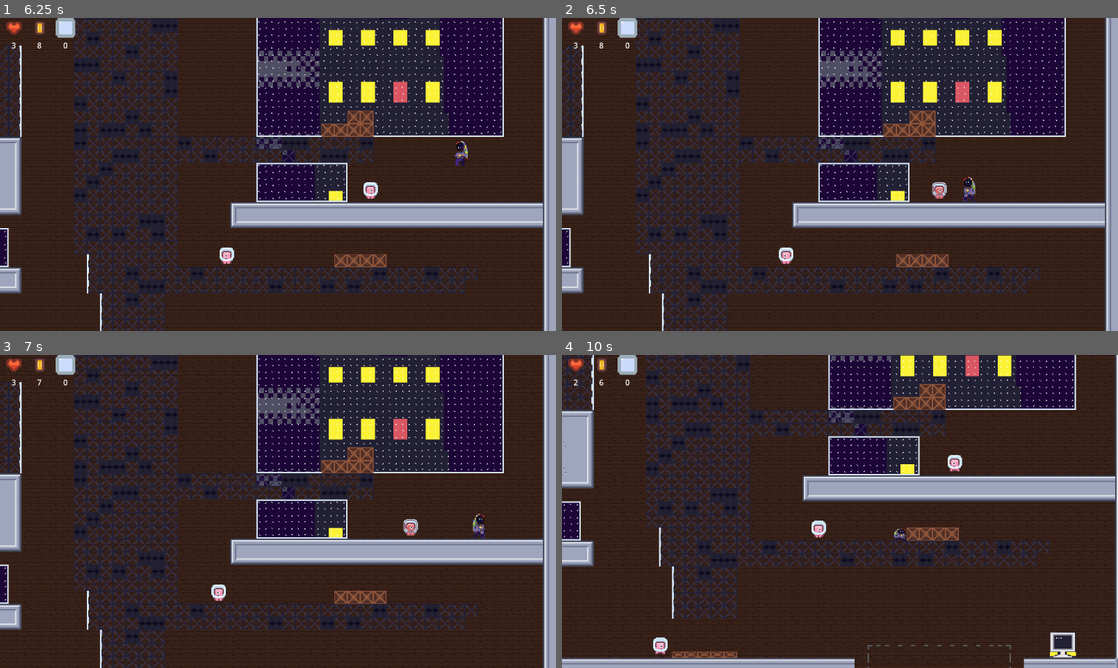
Above: before the commit, frames 1-4 (two rows, left to right).
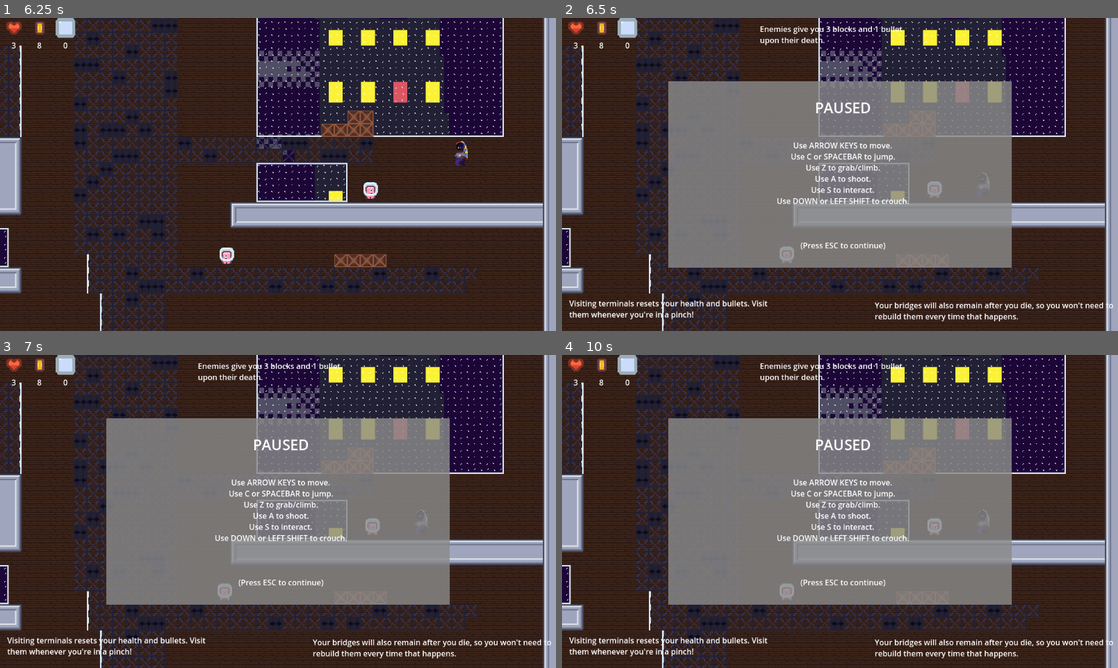
Above: after the commit, the same moments.

Repository: aloneInEntropy/GMTK-24
Game: Godot game, scene res://Scenes/main.tscn
Same seed, same stepped clock (60 frames per second), same inputs: the game is played once before the commit and once after it.
Inputs (mouse positions are in pixels of both pictures, inside the frame that each line leads up to):
- Up to frame 1 (6.25 s): click (278, 293) at 0.5 s; click (278, 293) at 1.25 s; tap Enter (submit) at 2 s; hold Shift (crouch) 2.03-2.78 s; hold Right (ui_right) 2.03-3.53 s; tap C (jump) at 2.27, 2.57, 3.02, 3.32, 4.52, 4.55, 4.82, 5.1, 5.27, 5.57, 6.02 s; tap Z (grab) at 2.3, 2.85, 6.05 s; tap A (shoot) at 3.05, 3.6 s; hold Left (ui_left) 3.53-4.28 s; tap S (use) at 3.8, 4.35 s; hold Right (ui_right) 4.28-5.78 s; hold Shift (crouch) 5.03-5.78 s; tap Backspace (reset) at 5.65 s; hold Left (ui_left) from 5.78 s (still down); tap Shift (crouch) at 5.85 s
- Up to frame 2 (6.5 s): keep holding Left (ui_left); tap C (jump) at 6.32 s; tap Escape (pause, bound only after the commit) at 6.4 s
- Up to frame 3 (7 s): release Left (ui_left) at 6.53 s; hold Right (ui_right) from 6.53 s (still down); hold Z (grab) from 6.53 s (still down); tap A (shoot) at 6.8 s
- Up to frame 4 (10 s): release Right (ui_right) at 7.28 s; release Z (grab) at 7.28 s; hold Left (ui_left) 7.28-8.78 s; tap A (shoot) at 7.35 s; tap C (jump) at 7.52, 7.82, 8.27, 8.3, 8.57, 9.02, 9.32 s; tap S (use) at 7.55, 8.85 s; hold Enter (submit) 8.03-8.78 s; hold Right (ui_right) from 8.78 s (still down); tap Shift (crouch) at 9.05 s; hold Shift (crouch) from 9.53 s (still down); tap Z (grab) at 9.8 s

Frame 1 is identical in both runs. In frame 2, 38% of the frame differs, in the area x 1-100%, y 2-97%; in frame 3, 40%; in frame 4, 63%, in the area x 0-100%, y 0-100%.

Commit message:
added pause menu

Diff:
--- a/Scenes/GUI.tscn
+++ b/Scenes/GUI.tscn
@@ -73,32 +73,8 @@
 offset_top = 5.0
 offset_right = 345.0
 offset_bottom = 132.0
-text = "Use WASD to move the crosshair. Your bridge will contain all blocks stuck to you.
+text = "Use ARROW KEYS  to move the crosshair. Your bridge will contain all blocks stuck to you.
 "
-
-[node name="Expl2" type="RichTextLabel" parent="GEMTooltip"]
-layout_mode = 0
-offset_left = 410.0
-offset_top = 11.0
-offset_right = 744.0
-offset_bottom = 138.0
-text = "Enemies give you 3 blocks and 1 bullet upon their death."
-
-[node name="ExplHelp" type="RichTextLabel" parent="GEMTooltip"]
-layout_mode = 0
-offset_left = 15.0
-offset_top = 579.0
-offset_right = 445.0
-offset_bottom = 654.0
-text = "Visiting terminals like these resets your health and bullets. Visit them whenever you're in a pinch!"
-
-[node name="ExplHelp2" type="RichTextLabel" parent="GEMTooltip"]
-layout_mode = 0
-offset_left = 648.0
-offset_top = 583.0
-offset_right = 1189.0
-offset_bottom = 658.0
-text = "Your bridges will also remain after you die, so you won't need to rebuild them every time that happens."
 
 [node name="ExplEnd" type="RichTextLabel" parent="GEMTooltip"]
 layout_mode = 0
@@ -109,3 +85,63 @@
 bbcode_enabled = true
 text = "Press [b]ENTER[/b] to submit your bridge!
 Press [b]BACKSPACE[/b] to reset the bridge!"
+
+[node name="Pause" type="CanvasLayer" parent="."]
+layer = 2
+visible = false
+
+[node name="ColorRect" type="ColorRect" parent="Pause"]
+anchors_preset = 8
+anchor_left = 0.5
+anchor_top = 0.5
+anchor_right = 0.5
+anchor_bottom = 0.5
+offset_left = -356.0
+offset_top = -193.0
+offset_right = 356.0
+offset_bottom = 193.0
+grow_horizontal = 2
+grow_vertical = 2
+color = Color(0.54, 0.54, 0.54, 0.815686)
+
+[node name="Expl2" type="RichTextLabel" parent="Pause"]
+offset_left = 410.0
+offset_top = 11.0
+offset_right = 744.0
+offset_bottom = 138.0
+text = "Enemies give you 3 blocks and 1 bullet upon their death."
+
+[node name="ExplHelp" type="RichTextLabel" parent="Pause"]
+offset_left = 15.0
+offset_top = 579.0
+offset_right = 445.0
+offset_bottom = 654.0
+text = "Visiting terminals resets your health and bullets. Visit them whenever you're in a pinch!"
+
+[node name="ExplHelp2" type="RichTextLabel" parent="Pause"]
+offset_left = 648.0
+offset_top = 583.0
+offset_right = 1189.0
+offset_bottom = 658.0
+text = "Your bridges will also remain after you die, so you won't need to rebuild them every time that happens."
+
+[node name="ExplHelp3" type="RichTextLabel" parent="Pause"]
+offset_left = 254.0
+offset_top = 141.0
+offset_right = 911.0
+offset_bottom = 508.0
+bbcode_enabled = true
+text = "[center]
+[font_size=30]PAUSED[/font_size]
+
+
+Use ARROW KEYS to move.
+Use C or SPACEBAR to jump.
+Use Z to grab/climb.
+Use A to shoot.
+Use S to interact.
+Use DOWN or LEFT SHIFT to crouch.
+
+
+
+(Press ESC to continue)"
--- a/Scripts/GUI.gd
+++ b/Scripts/GUI.gd
@@ -6,6 +6,17 @@
 @onready var blocks_lbl := $GridContainer/PlayerBlocks
 @onready var transition : Transition = $CircleTransition
 @onready var gem_tooltip := $GEMTooltip
+@onready var pause_menu := $Pause
+
+var is_paused := false
+
+func _process(_delta):
+	get_tree().paused = is_paused
+	pause_menu.visible = is_paused
+
+func _input(event):
+	if event.is_action_pressed("pause"):
+		is_paused = !is_paused
 
 func transition_into():
 	return transition.play_circle_in()
--- a/Scripts/Level.gd
+++ b/Scripts/Level.gd
@@ -11,6 +11,9 @@
 @onready var camera : Camera2D = $Camera2D
 @onready var tilemap : TileMap = $TileMap
 @onready var start_pos : Marker2D = $StartPos
+
+# Flag to avoid connecting to player death twice
+var has_died := false
 
 # Called when the node enters the scene tree for the first time.
 func _ready():
@@ -102,16 +105,19 @@
 
 
 func handle_player_death():
-	GM.load_reason = GM.LOAD_REASON.DEATH
-	AM.block_count = 0
-	# Clear all bullets to avoid updating the null reference to the player
-	for i in range(bullets.get_children().size() - 1, -1, -1):
-		var b = bullets.get_children()[i]
-		bullets.remove_child(b)
-		b.queue_free()
-	get_tree().paused = true
-	await play_zoom_in().animation_finished
-	get_tree().reload_current_scene()
+	if !has_died:
+		has_died = true
+		GM.load_reason = GM.LOAD_REASON.DEATH
+		AM.block_count = 0
+		# Clear all bullets to avoid updating the null reference to the player
+		for i in range(bullets.get_children().size() - 1, -1, -1):
+			var b = bullets.get_children()[i]
+			bullets.remove_child(b)
+			b.queue_free()
+
+		get_tree().paused = true
+		await play_zoom_in().animation_finished
+		get_tree().reload_current_scene()
 
 func handle_show_bridge(_show: bool, cam_pos: Vector2):
 	player_rt.global_position = cam_pos if _show else player.position
--- a/project.godot
+++ b/project.godot
@@ -69,6 +69,11 @@
 "events": [Object(InputEventKey,"resource_local_to_scene":false,"resource_name":"","device":-1,"window_id":0,"alt_press …(182 unchanged characters)…
 ]
 }
+pause={
+"deadzone": 0.5,
+"events": [Object(InputEventKey,"resource_local_to_scene":false,"resource_name":"","device":-1,"window_id":0,"alt_pressed":false,"shift_pressed":false,"ctrl_pressed":false,"meta_pressed":false,"pressed":false,"keycode":0,"physical_keycode":4194305,"key_label":0,"unicode":0,"echo":false,"script":null)
+]
+}
 
 [layer_names]
 
Binary file changed: Assets/Sprites/EndAnim/CROWN.aseprite
Binary file changed: Assets/Sprites/EndAnim/CROWN100.png
Binary file changed: Assets/Sprites/EndAnim/CROWN101.png
Binary file changed: Assets/Sprites/EndAnim/CROWN102.png
Binary file changed: Assets/Sprites/EndAnim/CROWN103.png
Binary file changed: Assets/Sprites/EndAnim/CROWN104.png
Binary file changed: Assets/Sprites/EndAnim/CROWN105.png
Binary file changed: Assets/Sprites/EndAnim/CROWN106.png
Binary file changed: Assets/Sprites/EndAnim/CROWN107.png
Binary file changed: Assets/Sprites/EndAnim/CROWN108.png
Binary file changed: Assets/Sprites/EndAnim/CROWN109.png
Binary file changed: Assets/Sprites/EndAnim/CROWN110.png
(and 28 more such lines)
